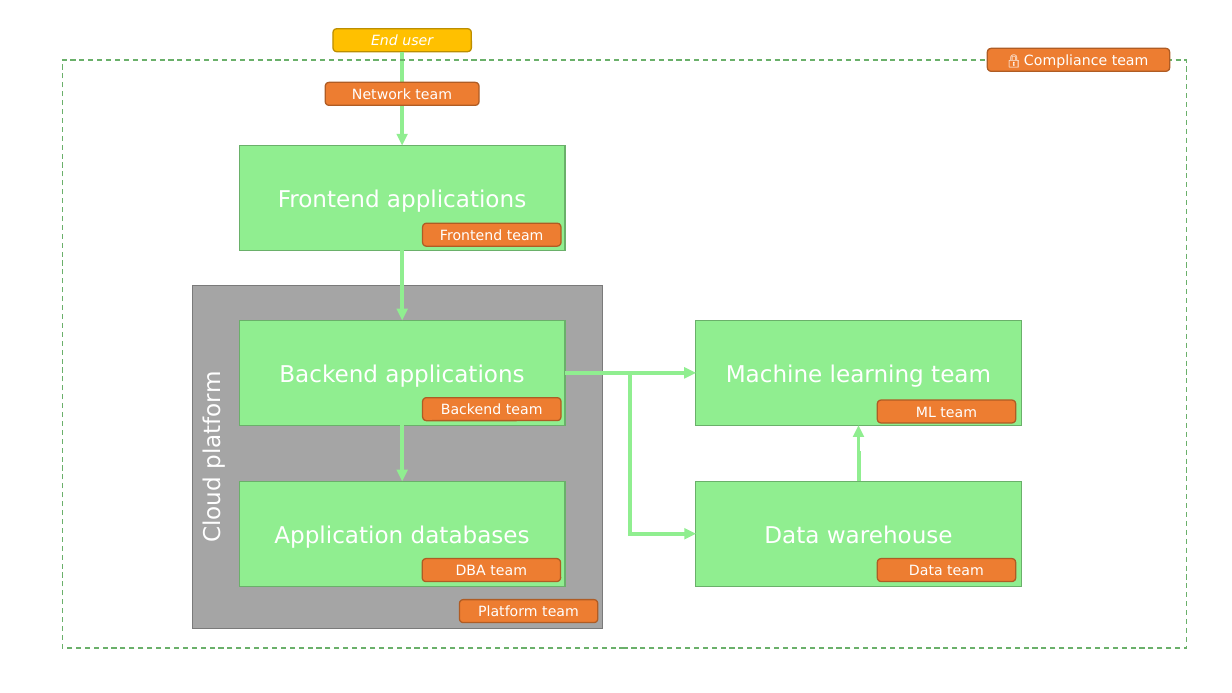
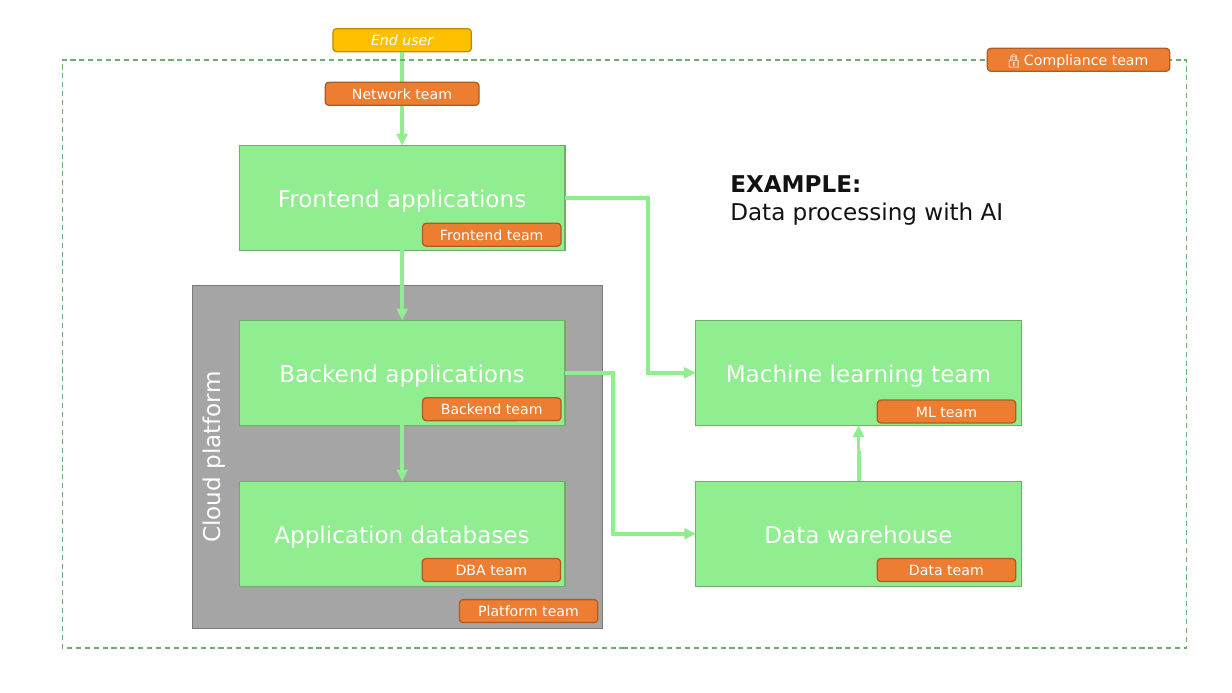
Before and after one commit to benchiverton/Blog, a slide deck: slide 26 of src/BenChiverton.Blog/Resources/Downloads/evolution_of_IT/evolution_of_IT.pptx (slide 13 before the commit). Drawn at 1232x693 pixels with LibreOffice and Linux fonts; fonts in the diff are those of the drawing. Boxes give left, top, right and bottom in pixels: in the first picture for what was removed or moved away, otherwise in the second. Text is boxed around its words. In the diff, an @@ line names an element or a change of style, - is before the commit and + after.

```diff
--- a/src/BenChiverton.Blog/Resources/Downloads/evolution_of_IT/evolution_of_IT.pptx
+++ b/src/BenChiverton.Blog/Resources/Downloads/evolution_of_IT/evolution_of_IT.pptx
@@ text added at [730, 175, 1004, 225], 18 pt, text #121212 @@
+EXAMPLE:
+Data processing with AI
@@ elbow arrow moved from (569, 372) - (696, 372) to (565, 198) - (696, 372) @@
@@ elbow arrow (565, 372) - (696, 534): route changed @@
```
Also in this commit, not shown: 7 other slides changed, 15 slides added, 3 slides removed.
